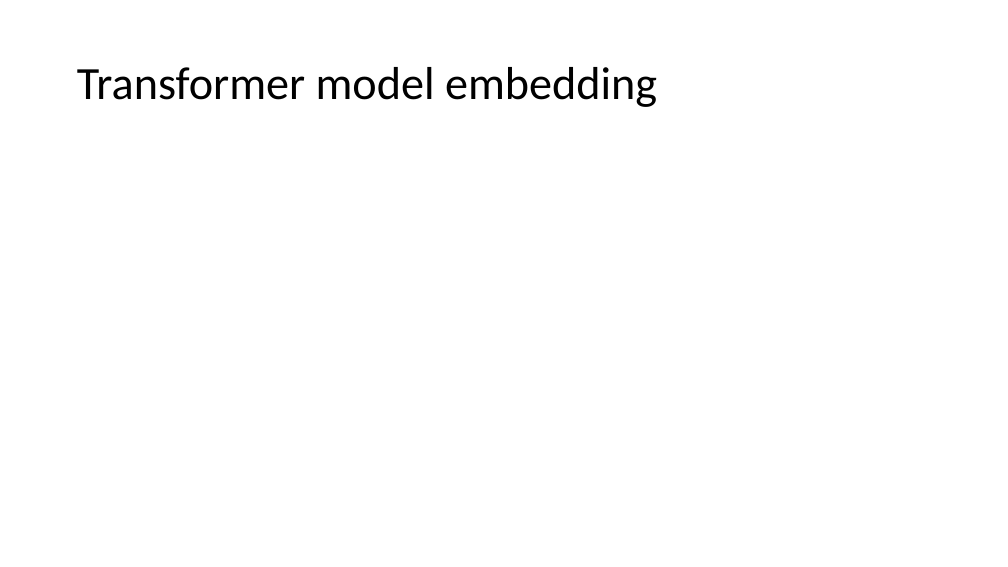
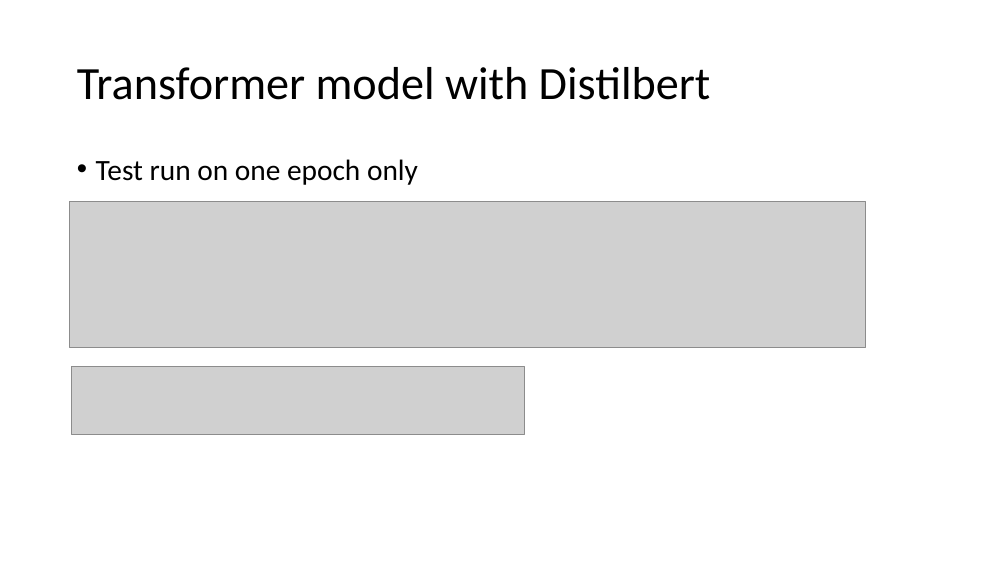
Before and after one commit to MatthiasRemta/NLP_Project, a slide deck: slide 10 of Presentations/session6.pptx. Drawn at 1008x567 pixels with LibreOffice and Linux fonts; fonts in the diff are those of the drawing; grey boxes stand for pictures; background and template pictures are left out. Boxes give left, top, right and bottom in pixels: in the first picture for what was removed or moved away, otherwise in the second. Text is boxed around its words. In the diff, an @@ line names an element or a change of style, - is before the commit and + after.

Commit message:
transformer update

```diff
--- a/Presentations/session6.pptx
+++ b/Presentations/session6.pptx
@@ title at [77, 67, 711, 100]: text changed @@
-Transformer model embedding
+Transformer model with Distilbert
@@ text added at [96, 159, 418, 185], 28 pt, text #000000 @@
+• Test run on one epoch only
@@ picture added at [70, 201, 867, 348] @@
@@ picture added at [72, 367, 525, 435] @@
```
Also in this commit, not shown: 1 slide removed.
